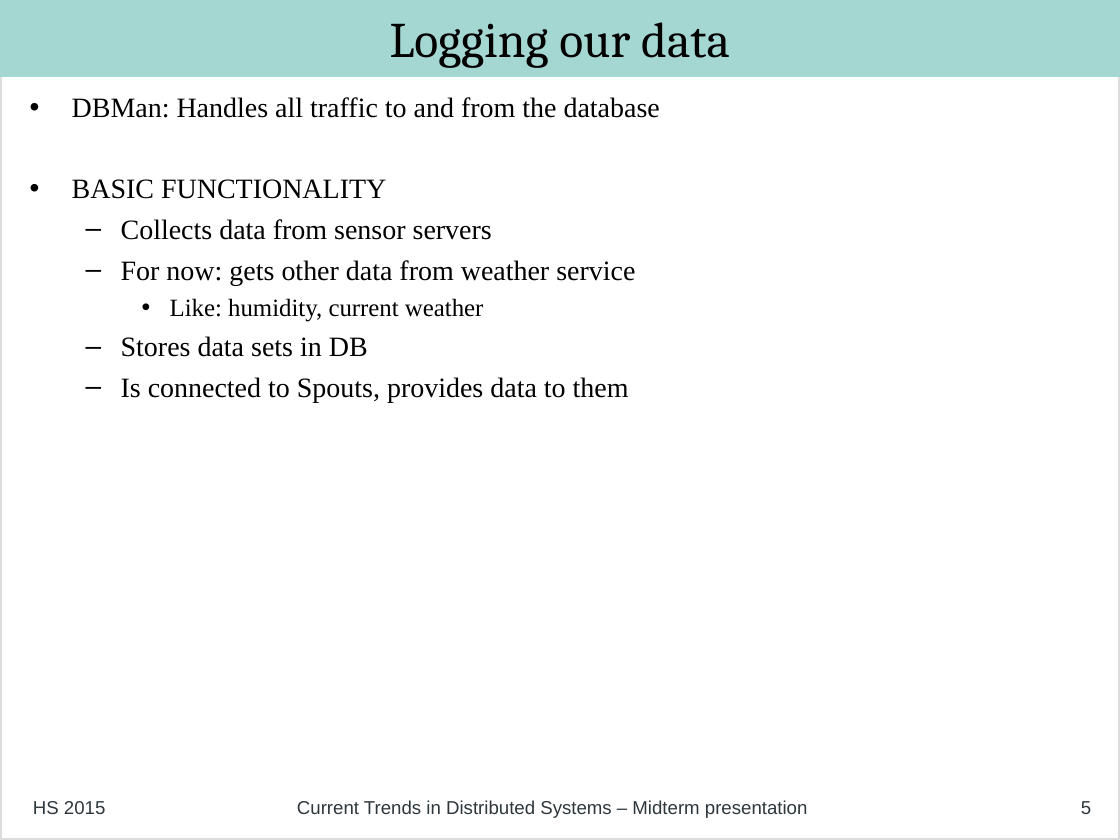
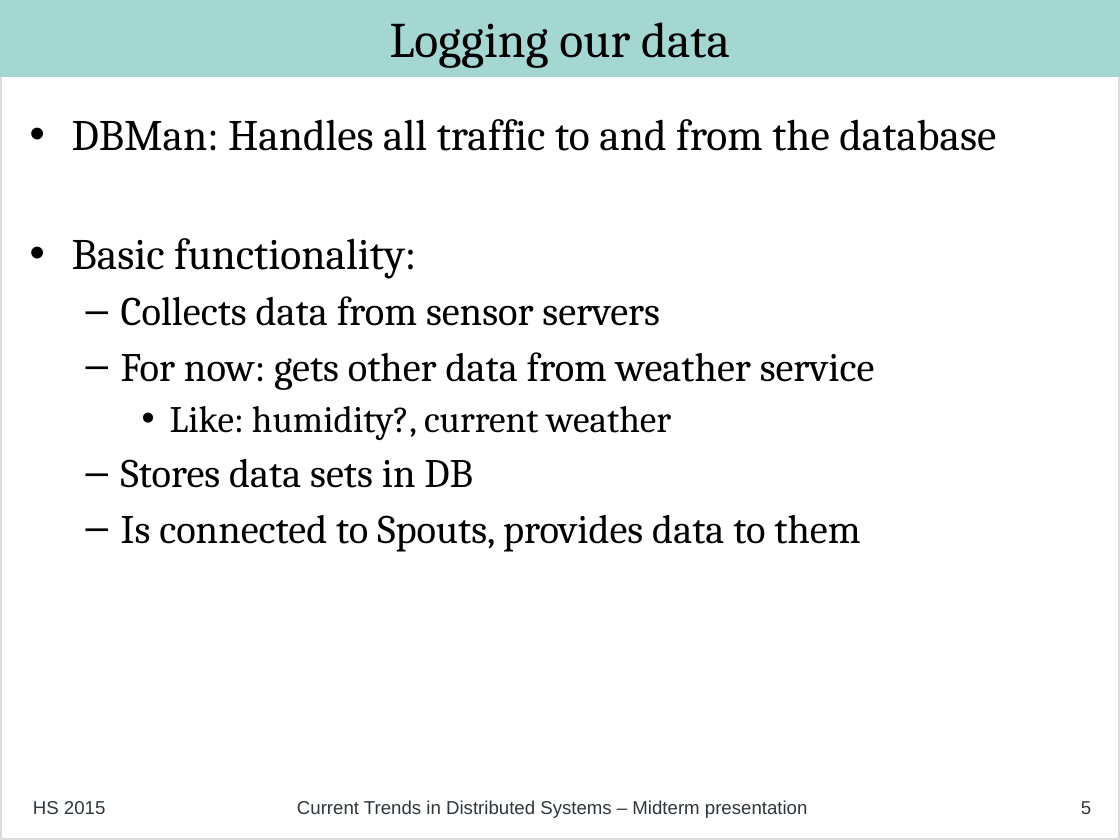
Before and after one commit to philipp-oldenburg/ctds-storm, a slide deck: slide 5 of Project-Weather-Station/Mid Term Presentation - Final.odp. Drawn at 1120x840 pixels with LibreOffice and Linux fonts; fonts in the diff are those of the drawing. Boxes give left, top, right and bottom in pixels: in the first picture for what was removed or moved away, otherwise in the second. Text is boxed around its words. In the diff, an @@ line names an element or a change of style, - is before the commit and + after.

Commit message:
a bit of formatting

```diff
--- a/Project-Weather-Station/Mid Term Presentation - Final.odp
+++ b/Project-Weather-Station/Mid Term Presentation - Final.odp
@@ text "DBMan: Handles all traffic to ...": place and size @@
-text "DBMan: Handles all traffic to ..." at [72, 97, 660, 402]
+text "DBMan: Handles all traffic to ..." at [72, 119, 996, 552]
@@ text at [72, 119, 996, 552]: size 18 to 28 pt in "DBMan: Handles all traffic to and from ..."; font Times New Roman to Cambria in "DBMan: Handles all traffic to and from ...", "Collects data from sensor servers", "For now: gets other data from weather ...", "Stores data sets in DB" and 1 more places; size 18 to 26 pt in "Collects data from sensor servers", "For now: gets other data from weather ...", "Stores data sets in DB", "Is connected to Spouts, provides data to ..." @@
@@ text at [72, 238, 416, 279]: text changed; size 18 to 28 pt; font Times New Roman to Cambria @@
-• BASIC FUNCTIONALITY
+• Basic functionality:
@@ text at [170, 406, 671, 440]: text changed; size 16 to 24 pt; font Times New Roman to Cambria @@
-    • Like: humidity, current weather
+    • Like: humidity?, current weather
```
Also in this commit, not shown: 5 other slides changed.
